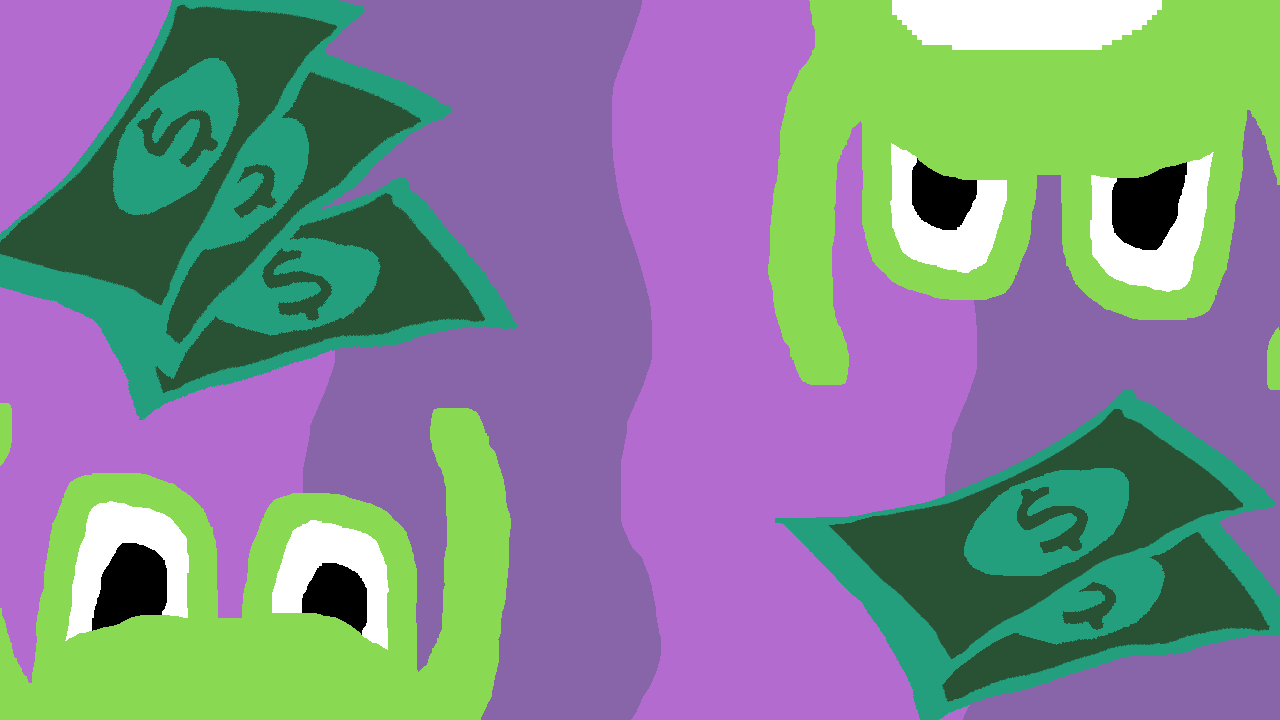
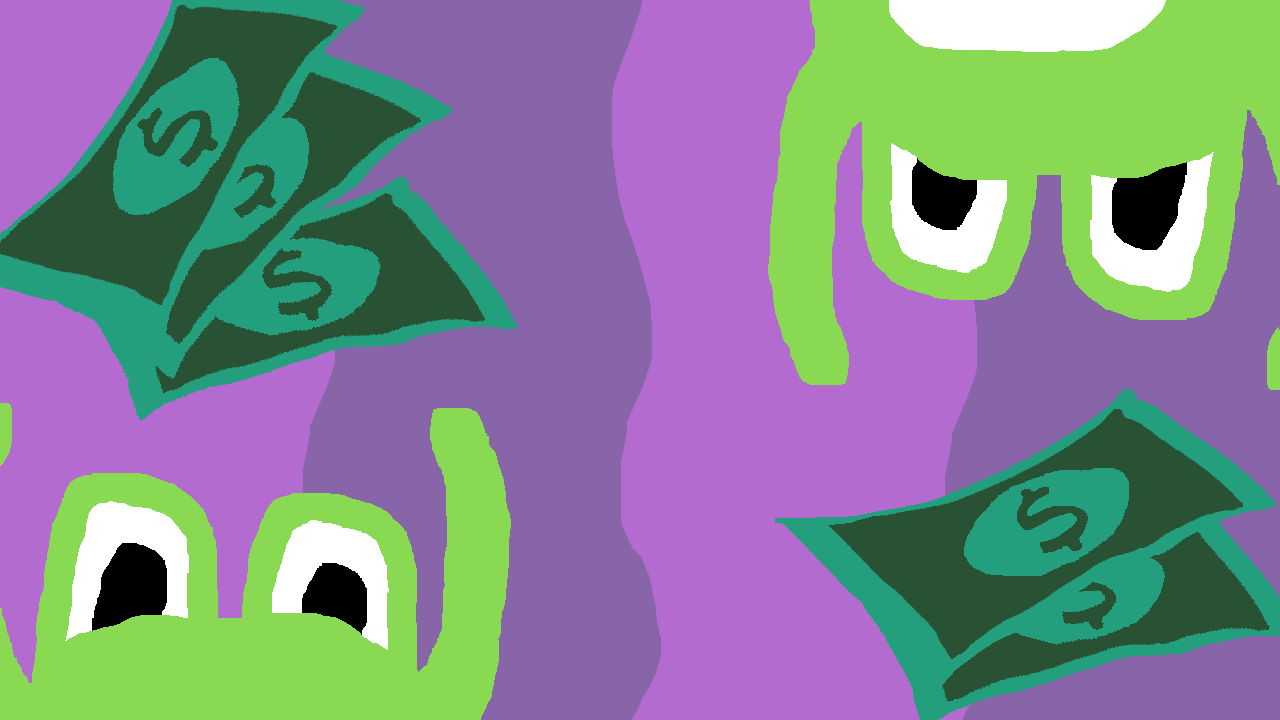
Layers edited between the first and the second w=1280, h=720 image:
added layer "Layer 9" above "Background copy 2" over [889, 0, 1166, 52]
